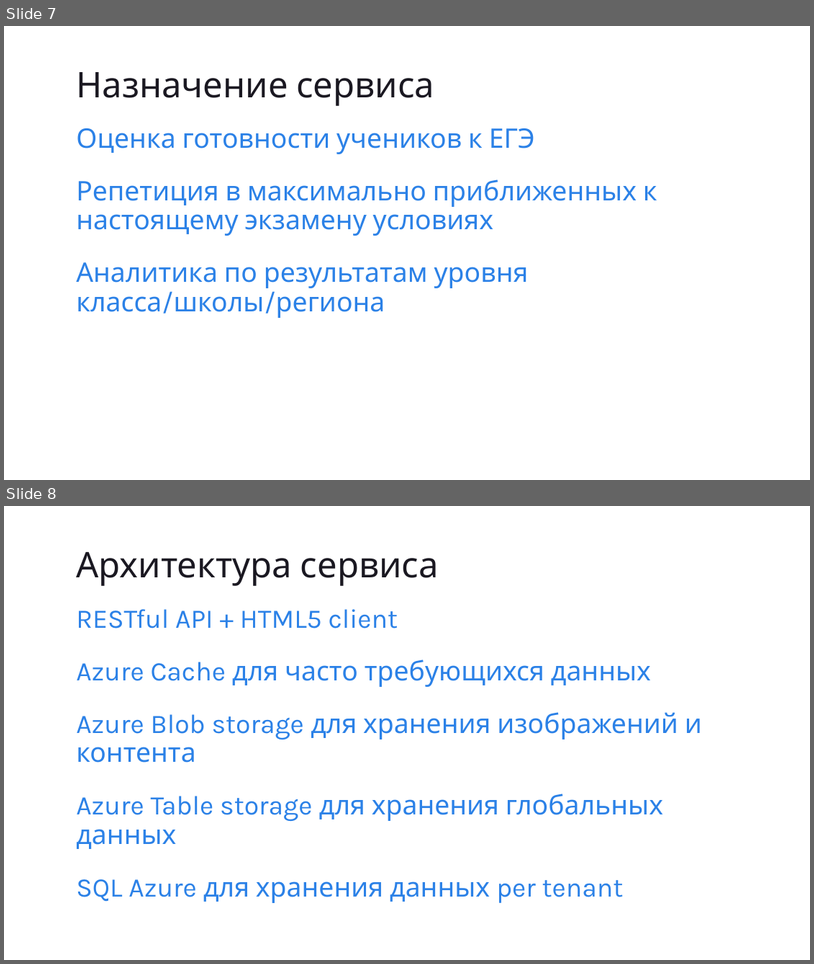
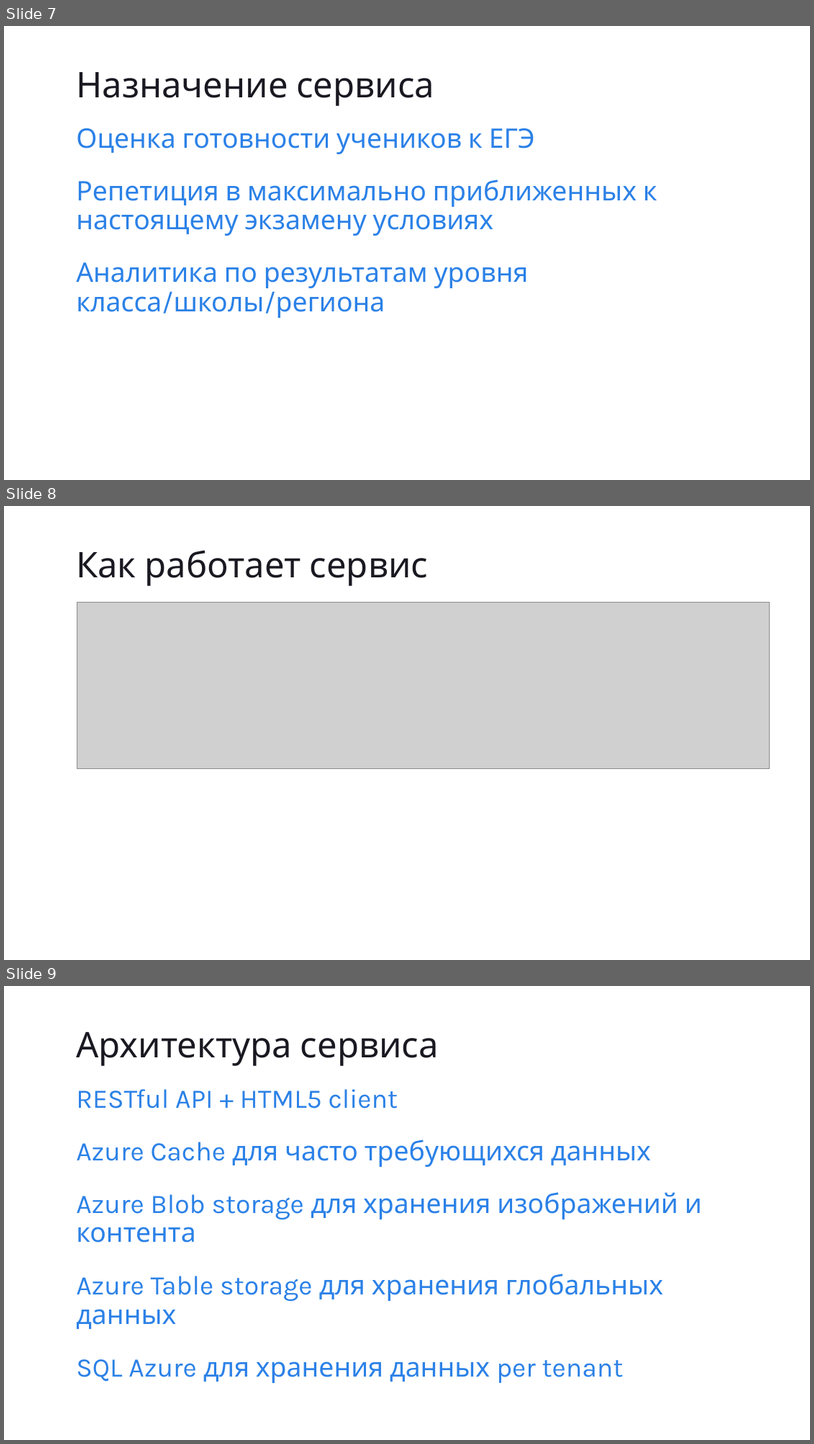
Before and after one commit to eugeneagafonov/devcon2014-ege-azure, a slide deck: Slides/devcon2014_ege.pptx. Shown one above the other, each under a label of ours: slides 7 and 8 before the commit, slides 7, 8 and 9 after it. The pictures are 814x964 and 814x1444 pixels, drawn with LibreOffice and Linux fonts; fonts in the diff are those of the drawing; grey boxes stand for pictures. Boxes give left, top, right and bottom in pixels: in the first picture for what was removed or moved away, otherwise in the second. Text is boxed around its words. In the diff, an @@ line names an element or a change of style, - is before the commit and + after.

Commit message:
adding work scheme to the slides

```diff
--- a/Slides/devcon2014_ege.pptx
+++ b/Slides/devcon2014_ege.pptx
@@ slide 8 added at (4, 506, 810, 960), background #FFFFFF @@
@@ title added at (76, 550, 428, 586), 42 pt, text #1A1821 @@
+Как работает сервис
@@ picture added at (77, 602, 769, 769) @@
@@ what was slide 8 is now slide 9 @@
```
